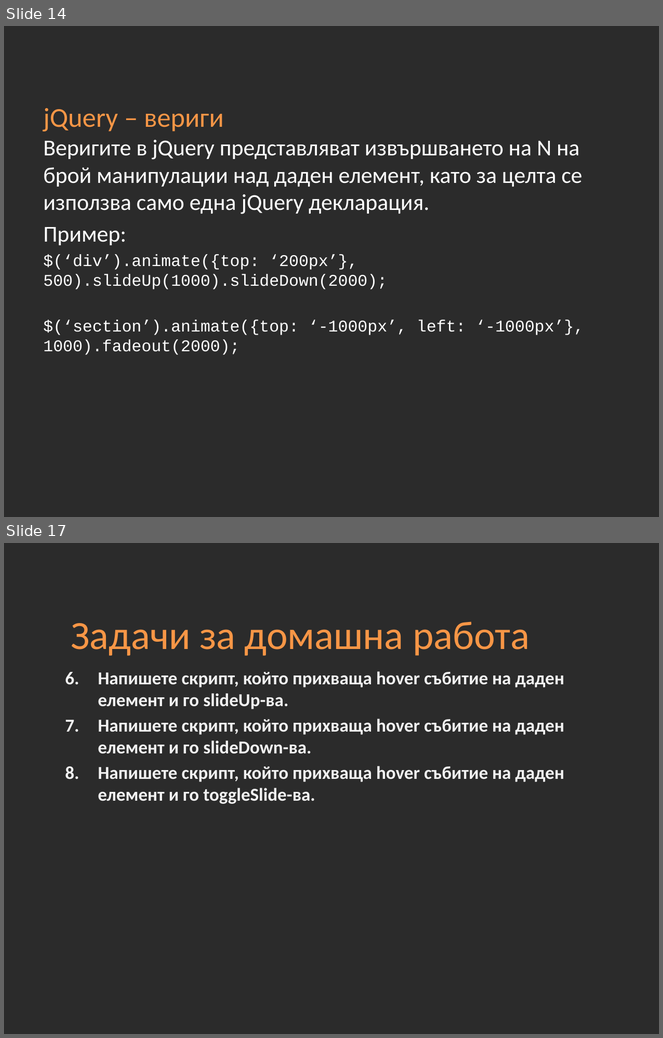
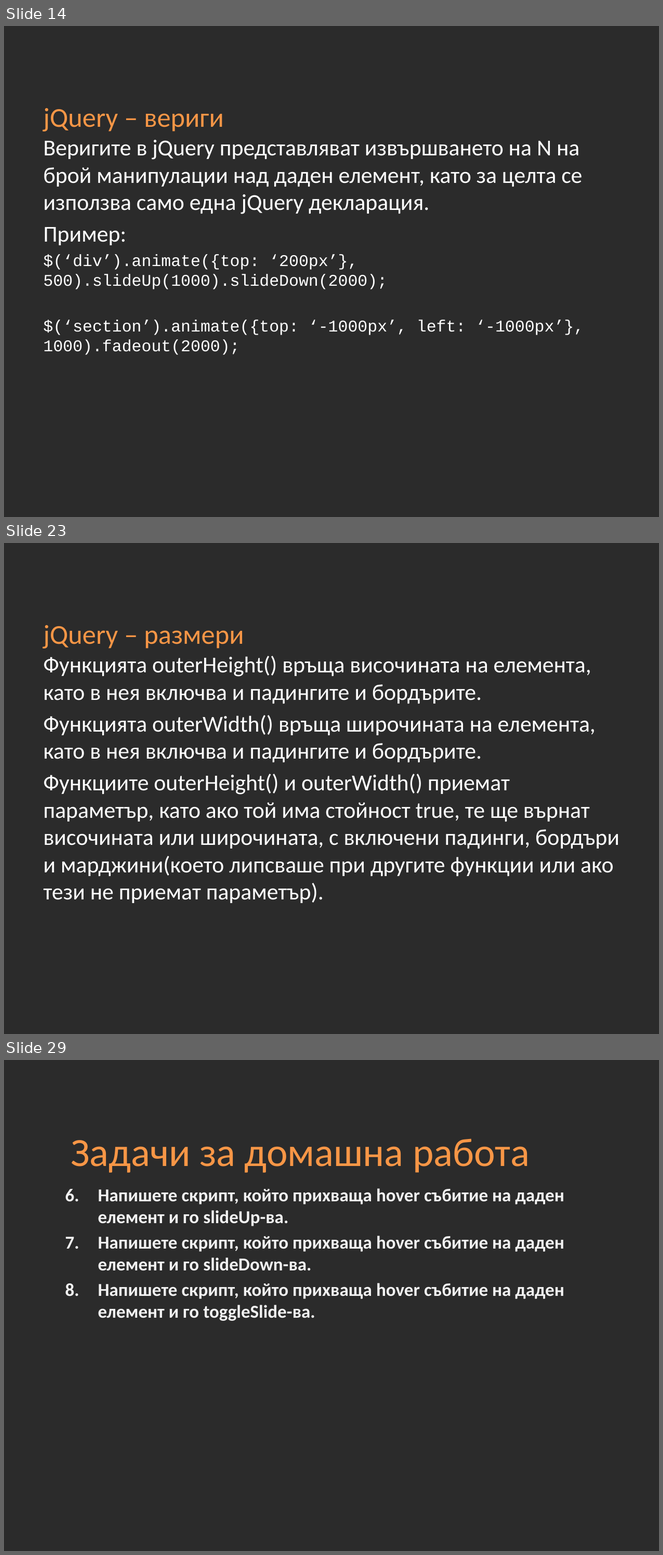
Before and after one commit to Academy-Soft-Intellect/Front-End-Course, a slide deck: 11-jQuery.pptx. Shown one above the other, each under a label of ours: slides 14 and 17 before the commit, slides 14, 23 and 29 after it; the slides between them are not shown. The pictures are 663x1038 and 663x1555 pixels, drawn with LibreOffice and Linux fonts; fonts in the diff are those of the drawing; background and template pictures are left out; a plain dark background stands for a picture behind light text. Boxes give left, top, right and bottom in pixels: in the first picture for what was removed or moved away, otherwise in the second. Text is boxed around its words. In the diff, an @@ line names an element or a change of style, - is before the commit and + after.

```diff
--- a/11-jQuery.pptx
+++ b/11-jQuery.pptx
@@ slide 23 added at [4,543,659,1034], background picture (left out) @@
@@ title added at [44,625,244,649], 30 pt, text #F79646 @@
+jQuery – размери
@@ text added at [44,656,620,903], 25 pt, text #FFFFFF @@
+Функцията outerHeight() връща височината на елемента, като в нея включва и падингите и бордърите.
+Функцията outerWidth() връща широчината на елемента, като в нея включва и падингите и бордърите.
+Функциите outerHeight() и outerWidth() приемат параметър, като ако той има стойност true, те ще върнат височината или широчината, с включени падинги, бордъри и марджини(което липсваше при другите функции или ако тези не приемат параметър).
@@ what was slide 17 is now slide 29 @@
```
Also in this commit, not shown: 3 slides changed, 11 other slides added.
